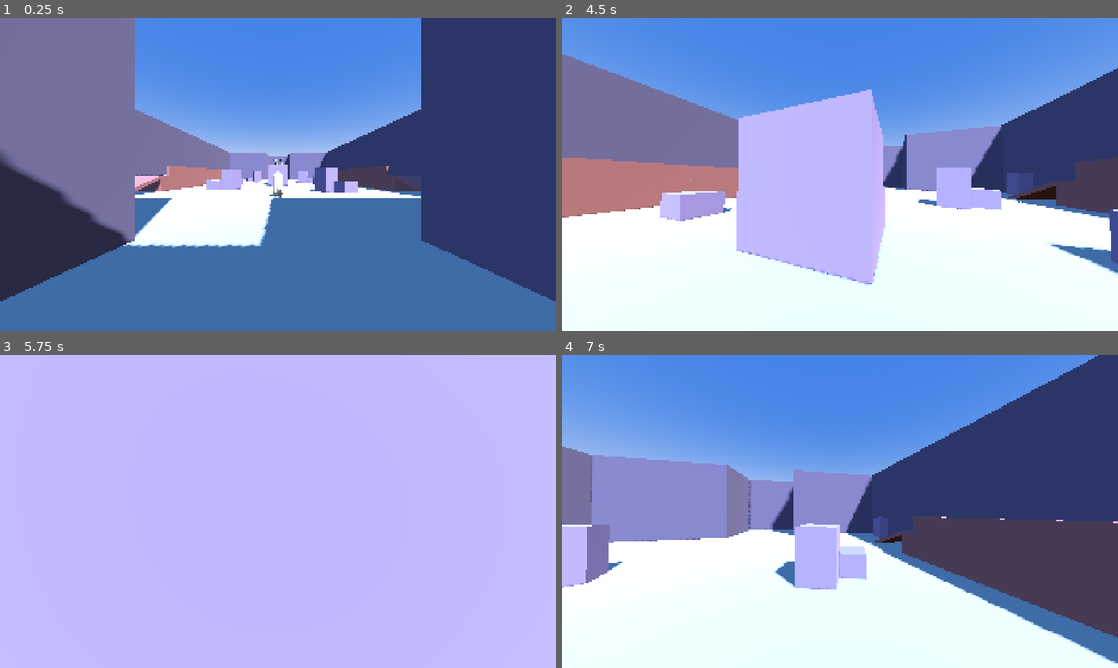
Above: before the commit, frames 1-4 (two rows, left to right).
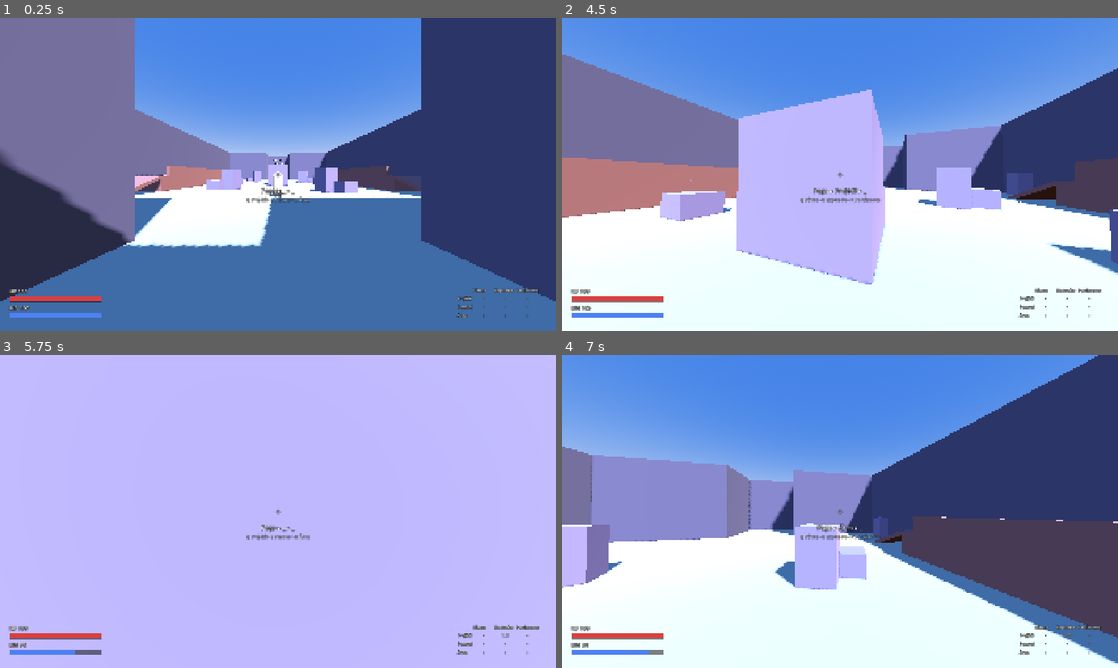
Above: after the commit, the same moments.

Repository: VSennaa/DynMagic
Game: Godot game, scene res://scenes/sandbox/training.tscn
Same seed, same stepped clock (60 frames per second), same inputs: the game is played once before the commit and once after it.
Inputs (mouse positions are in pixels of both pictures, inside the frame that each line leads up to):
- Up to frame 1 (0.25 s): no input
- Up to frame 2 (4.5 s): tap Enter at 0.5 s; move the mouse to (867, 174) at 0.52 s; hold W (move_forward) from 0.53 s (still down); click (867, 174) at 0.6 s; tap Space (jump) at 0.77, 1.07, 1.52, 1.82, 3.02, 3.32, 3.77, 4.07 s; move the mouse to (812, 174) at 1.27 s; click (812, 174) at 1.35 s; move the mouse to (851, 168) at 2.02 s; hold Ctrl (crouch) 2.03-2.78 s; click (851, 168) at 2.3 s; move the mouse to (834, 180) at 2.77 s; right-click (834, 180) at 2.85 s; click (834, 180) at 3.05 s; move the mouse to (878, 177) at 3.52 s; tap Tab (scoreboard) at 3.6 s; click (878, 177) at 3.8 s; move the mouse to (795, 171) at 4.27 s; tap Q (slot_1) at 4.35 s
- Up to frame 3 (5.75 s): keep holding W (move_forward); tap Space (jump) at 4.52, 4.82 s; click (233, 508) at 4.55 s; move the mouse to (283, 511) at 5.02 s; tap E (slot_2) at 5.1 s; click (283, 511) at 5.3 s
- Up to frame 4 (7 s): tap Space (jump) at 5.75, 6.02, 6.32, 6.77 s; move the mouse to (817, 505) at 5.77 s; release W (move_forward) at 5.78 s; hold D (move_right) 5.78-6.53 s; tap R (slot_3) at 5.85 s; click (817, 505) at 6.05 s; move the mouse to (867, 511) at 6.52 s; hold W (move_forward) from 6.53 s (still down); hold Shift (sprint) from 6.53 s (still down); click (867, 511) at 6.8 s

The runs differ from the first frame. In frame 1, 1.1% of the frame differs, in the area x 1-97%, y 49-96%; in frame 2, 1.2%; in frame 3, 1.2%; in frame 4, 1.2%.

Commit message:
feat(ui): temporary HUD for bars, composition trail and cooldowns
Also fixes self-spell shells tinting the caster's screen.

Co-Authored-By: Claude Opus 5.5 <noreply@anthropic.com>

Diff:
--- a/scenes/player/stats.gd
+++ b/scenes/player/stats.gd
@@ -151,6 +151,11 @@
 	return _statuses.get(status_id, 0.0)
 
 
+## Copy of status id -> seconds left (for the HUD).
+func active_statuses() -> Dictionary[StringName, float]:
+	return _statuses.duplicate()
+
+
 func clear_status(status_id: StringName) -> void:
 	if _statuses.erase(status_id):
 		status_expired.emit(status_id)
--- a/scenes/sandbox/training.gd
+++ b/scenes/sandbox/training.gd
@@ -6,3 +6,6 @@
 	var spawn: Marker3D = get_node(^"Arena/Layout/SpawnSouth") as Marker3D
 	var player: Player = $Player as Player
 	player.global_transform = spawn.global_transform
+	var hud: Hud = Hud.new()
+	add_child(hud)
+	hud.bind(player)
--- a/scenes/spells/self_spell.gd
+++ b/scenes/spells/self_spell.gd
@@ -43,7 +43,7 @@
 	var mat: StandardMaterial3D = StandardMaterial3D.new()
 	mat.shading_mode = BaseMaterial3D.SHADING_MODE_UNSHADED
 	mat.transparency = BaseMaterial3D.TRANSPARENCY_ALPHA
-	mat.cull_mode = BaseMaterial3D.CULL_FRONT  # visible from outside, not from the caster's camera
+	mat.cull_mode = BaseMaterial3D.CULL_BACK  # the caster's camera is inside the shell: only outside faces render
 	var alpha: float = 0.3 if spell.effect == &"direct" else 0.15
 	mat.albedo_color = Color(spell.color, alpha)
 	_shell.material_override = mat
--- /dev/null
+++ b/scenes/ui/hud.gd
@@ -0,0 +1,155 @@
+class_name Hud
+extends CanvasLayer
+## Temporary M1 HUD: crosshair, composition trail, HP/shield/mana bars, 3×3 cooldown grid
+## and active statuses. Final layout arrives in M6 (docs/specs/06-ui-settings.md section 2).
+
+const SLOT_KEYS: Array[String] = ["Q", "E", "R"]
+const FORM_NAMES: Dictionary = {&"projectile": "Projétil", &"self": "Pessoal", &"area": "Área"}
+const EFFECT_NAMES: Dictionary = {&"direct": "Direto", &"burst": "Explosivo", &"lingering": "Persistente"}
+const ELEMENT_NAMES: Dictionary = {&"fire": "Fogo", &"frost": "Gelo", &"storm": "Raio", &"wind": "Vento"}
+
+var player: Player
+
+var _trail: Label
+var _hint: Label
+var _hp_bar: ProgressBar
+var _shield_bar: ProgressBar
+var _mana_bar: ProgressBar
+var _hp_label: Label
+var _mana_label: Label
+var _status_label: Label
+var _cooldown_cells: Dictionary[StringName, Label] = {}
+
+
+func _ready() -> void:
+	_build()
+
+
+func bind(p_player: Player) -> void:
+	player = p_player
+
+
+func _process(_delta: float) -> void:
+	if player == null or not is_instance_valid(player):
+		return
+	var stats: Stats = player.stats
+	_hp_bar.max_value = stats.max_hp
+	_hp_bar.value = stats.hp
+	_shield_bar.max_value = stats.max_hp
+	_shield_bar.value = stats.shield
+	_hp_label.text = "HP %d%s" % [roundi(stats.hp), "  +%d" % roundi(stats.shield) if stats.shield > 0.0 else ""]
+	_mana_bar.max_value = stats.max_mana
+	_mana_bar.value = stats.mana
+	_mana_label.text = "MN %d" % roundi(stats.mana)
+	_update_trail(player.composer)
+	for key: StringName in _cooldown_cells:
+		var left: float = stats.cooldown_left(key)
+		var cell: Label = _cooldown_cells[key]
+		cell.text = "%.1f" % left if left > 0.0 else "·"
+		cell.modulate = Color(1, 1, 1, 0.45) if left > 0.0 else Color.WHITE
+	var parts: PackedStringArray = PackedStringArray()
+	for id: StringName in stats.active_statuses():
+		parts.append("%s %.1fs" % [id, stats.status_time_left(id)])
+	if player.invulnerable_time > 0.0:
+		parts.append("invulnerável")
+	_status_label.text = "  ".join(parts)
+
+
+func _update_trail(composer: SpellComposer) -> void:
+	var element: String = ELEMENT_NAMES.get(composer.element_id, String(composer.element_id))
+	var form: String = FORM_NAMES.get(composer.form, "_")
+	match composer.state:
+		SpellComposer.State.IDLE, SpellComposer.State.CASTING:
+			_trail.text = "%s ▸ _ ▸ _" % element
+			_hint.text = "Q Projétil · E Pessoal · R Área"
+		SpellComposer.State.SLOT_EFFECT:
+			_trail.text = "%s ▸ %s ▸ _" % [element, form]
+			_hint.text = "Q Direto · E Explosivo · R Persistente"
+		SpellComposer.State.AIMING:
+			var effect: String = EFFECT_NAMES.get(composer.pending.effect, "?") if composer.pending != null else "?"
+			_trail.text = "%s ▸ %s ▸ %s" % [element, form, effect]
+			_hint.text = "LMB confirmar · RMB cancelar"
+
+
+func _build() -> void:
+	var root: Control = Control.new()
+	root.set_anchors_preset(Control.PRESET_FULL_RECT)
+	root.mouse_filter = Control.MOUSE_FILTER_IGNORE
+	add_child(root)
+
+	var crosshair: Label = _label("+", 28)
+	crosshair.set_anchors_preset(Control.PRESET_CENTER)
+	crosshair.position -= Vector2(8, 20)
+	root.add_child(crosshair)
+
+	var trail_box: VBoxContainer = VBoxContainer.new()
+	trail_box.set_anchors_preset(Control.PRESET_CENTER)
+	trail_box.position = Vector2(-200, 40)
+	trail_box.custom_minimum_size = Vector2(400, 0)
+	root.add_child(trail_box)
+	_trail = _label("", 22)
+	_trail.horizontal_alignment = HORIZONTAL_ALIGNMENT_CENTER
+	trail_box.add_child(_trail)
+	_hint = _label("", 16)
+	_hint.horizontal_alignment = HORIZONTAL_ALIGNMENT_CENTER
+	_hint.modulate = Color(1, 1, 1, 0.7)
+	trail_box.add_child(_hint)
+
+	var bars: VBoxContainer = VBoxContainer.new()
+	bars.set_anchors_preset(Control.PRESET_BOTTOM_LEFT)
+	bars.position = Vector2(32, -150)
+	bars.custom_minimum_size = Vector2(320, 0)
+	root.add_child(bars)
+	_hp_label = _label("HP", 18)
+	bars.add_child(_hp_label)
+	_hp_bar = _bar(Color(0.85, 0.25, 0.25))
+	bars.add_child(_hp_bar)
+	_shield_bar = _bar(Color(0.95, 0.9, 0.5))
+	_shield_bar.custom_minimum_size.y = 6
+	bars.add_child(_shield_bar)
+	_mana_label = _label("MN", 18)
+	bars.add_child(_mana_label)
+	_mana_bar = _bar(Color(0.3, 0.5, 0.95))
+	bars.add_child(_mana_bar)
+	_status_label = _label("", 16)
+	bars.add_child(_status_label)
+
+	var grid: GridContainer = GridContainer.new()
+	grid.columns = 4
+	grid.set_anchors_preset(Control.PRESET_BOTTOM_RIGHT)
+	grid.position = Vector2(-340, -150)
+	root.add_child(grid)
+	grid.add_child(_label("", 14))
+	for effect: StringName in [&"direct", &"burst", &"lingering"]:
+		grid.add_child(_label(EFFECT_NAMES[effect], 14))
+	for form: StringName in [&"projectile", &"self", &"area"]:
+		grid.add_child(_label(FORM_NAMES[form], 14))
+		for effect: StringName in [&"direct", &"burst", &"lingering"]:
+			var cell: Label = _label("·", 18)
+			cell.horizontal_alignment = HORIZONTAL_ALIGNMENT_CENTER
+			cell.custom_minimum_size = Vector2(70, 0)
+			grid.add_child(cell)
+			_cooldown_cells[SpellBase.make_key(form, effect)] = cell
+
+
+func _label(text: String, size: int) -> Label:
+	var label: Label = Label.new()
+	label.text = text
+	label.add_theme_font_size_override(&"font_size", size)
+	label.add_theme_color_override(&"font_outline_color", Color.BLACK)
+	label.add_theme_constant_override(&"outline_size", 6)
+	label.mouse_filter = Control.MOUSE_FILTER_IGNORE
+	return label
+
+
+func _bar(color: Color) -> ProgressBar:
+	var bar: ProgressBar = ProgressBar.new()
+	bar.show_percentage = false
+	bar.custom_minimum_size = Vector2(320, 14)
+	var fill: StyleBoxFlat = StyleBoxFlat.new()
+	fill.bg_color = color
+	bar.add_theme_stylebox_override(&"fill", fill)
+	var bg: StyleBoxFlat = StyleBoxFlat.new()
+	bg.bg_color = Color(0, 0, 0, 0.5)
+	bar.add_theme_stylebox_override(&"background", bg)
+	return bar
Not shown, added: scenes/ui/hud.gd.uid
Not shown, changed: docs/HANDOFF.md
Not shown, changed: docs/ROADMAP.md
